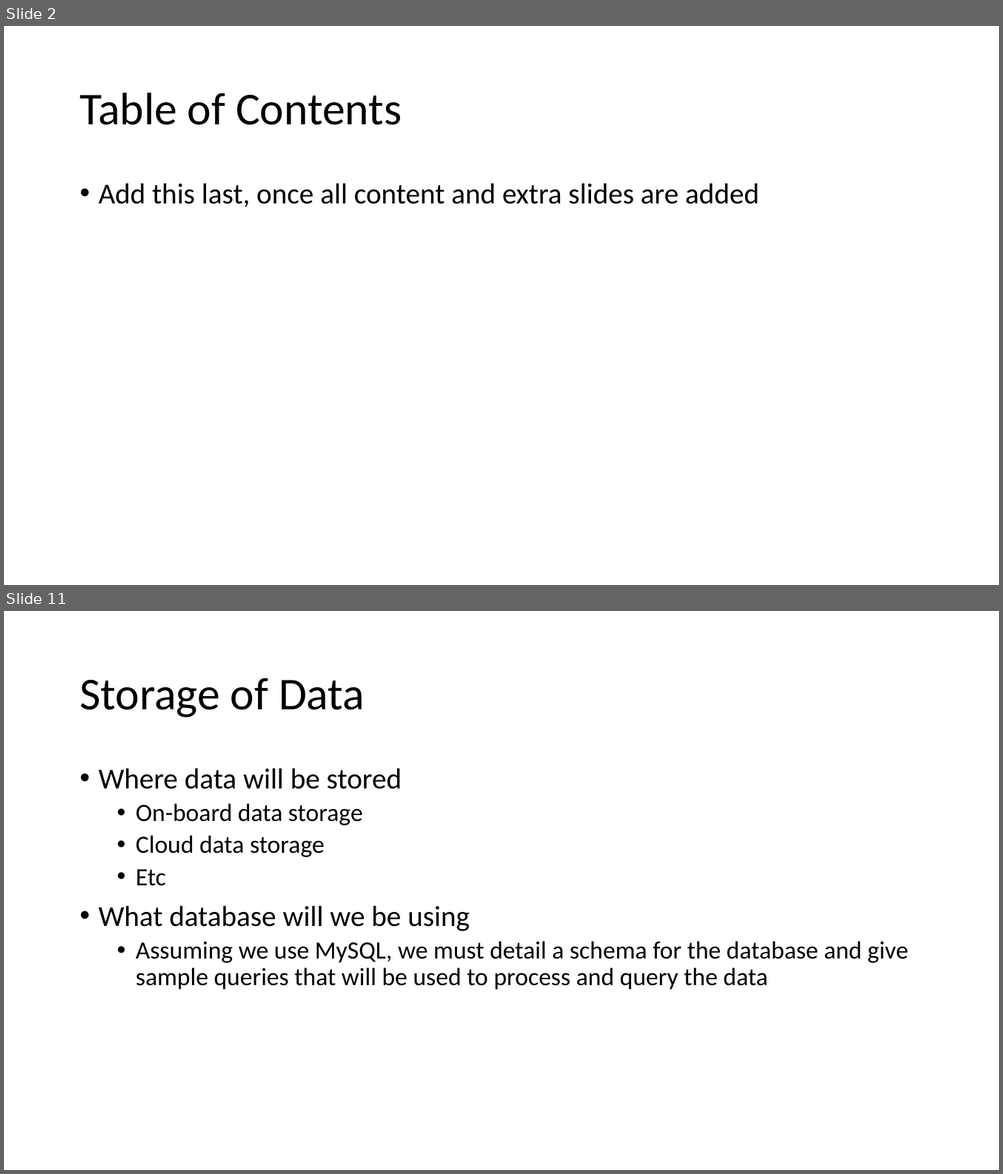
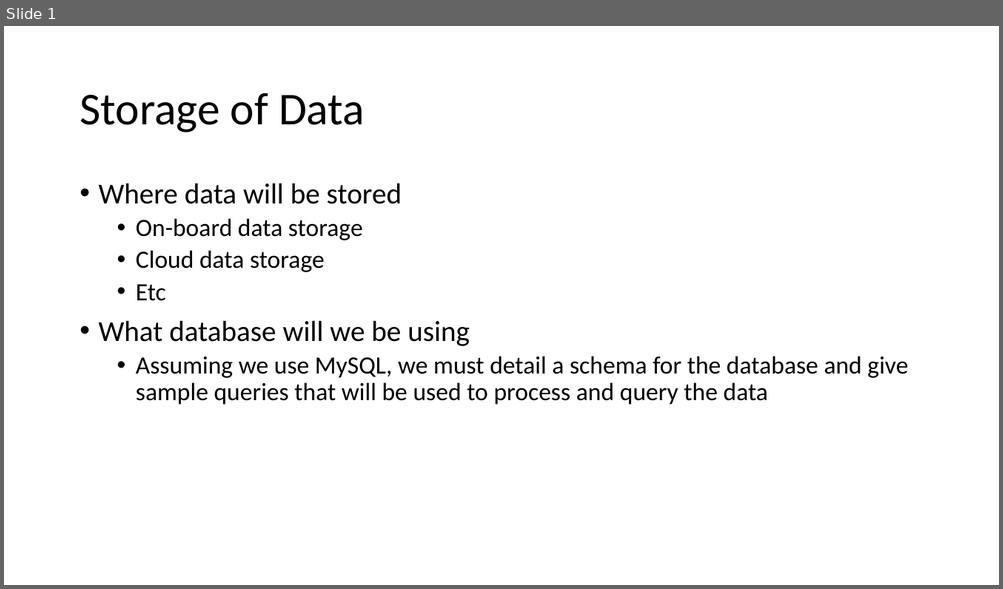
Before and after one commit to cianashby1337/IOT_CA1_Documentation, a slide deck: Slideshow template.pptx. Shown one above the other, each under a label of ours: slides 2 and 11 before the commit, slide 1 after it; the slides between them are not shown. The pictures are 1003x1174 and 1003x589 pixels, drawn with LibreOffice and Linux fonts; fonts in the diff are those of the drawing. Boxes give left, top, right and bottom in pixels: in the first picture for what was removed or moved away, otherwise in the second. Text is boxed around its words. In the diff, an @@ line names an element or a change of style, - is before the commit and + after.

Commit message:
Removed extra template slides

```diff
--- a/Slideshow template.pptx
+++ b/Slideshow template.pptx
@@ slide 2 removed at box(4, 26, 999, 585), background #FFFFFF @@
@@ title removed at box(79, 93, 401, 125) @@
-Table of Contents
@@ text removed at box(99, 183, 759, 207) @@
-• Add this last, once all content and extra slides are added
@@ what was slide 11 is now slide 1 @@
```
Also in this commit, not shown: 2 slides changed, 12 other slides removed.
